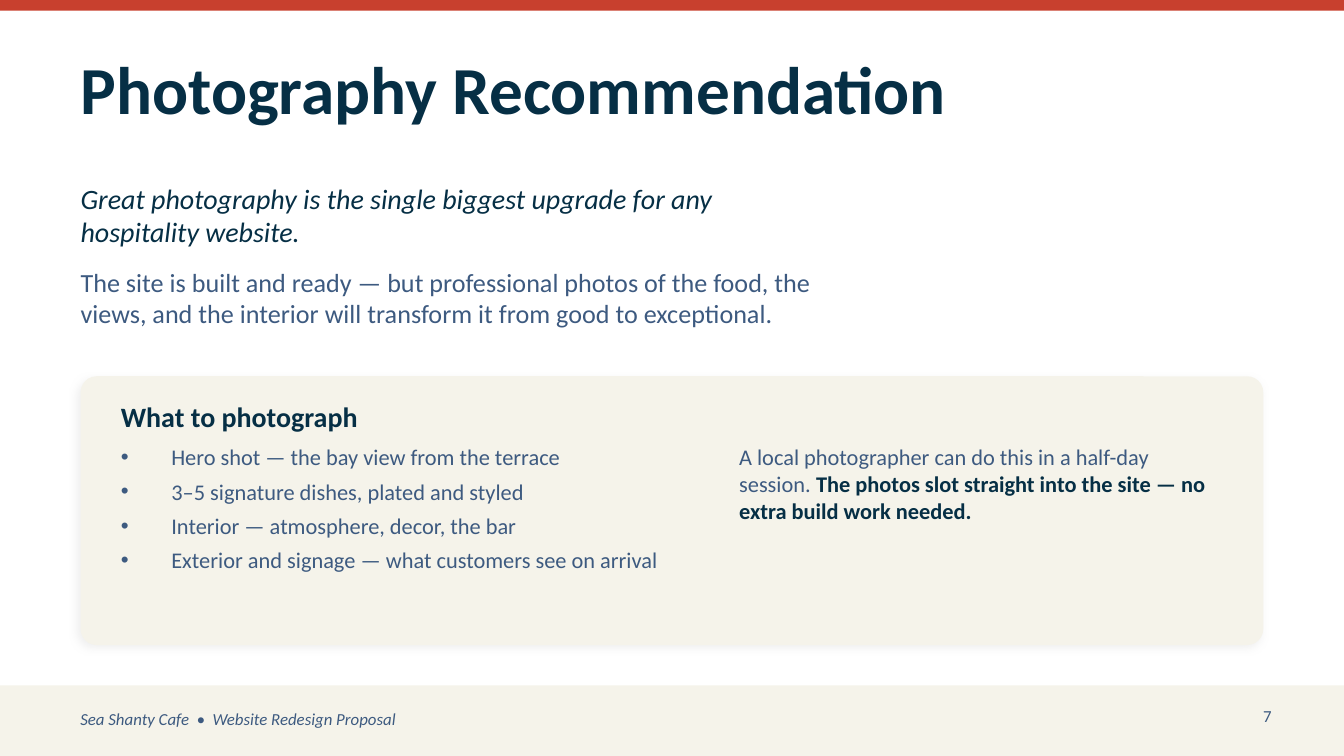
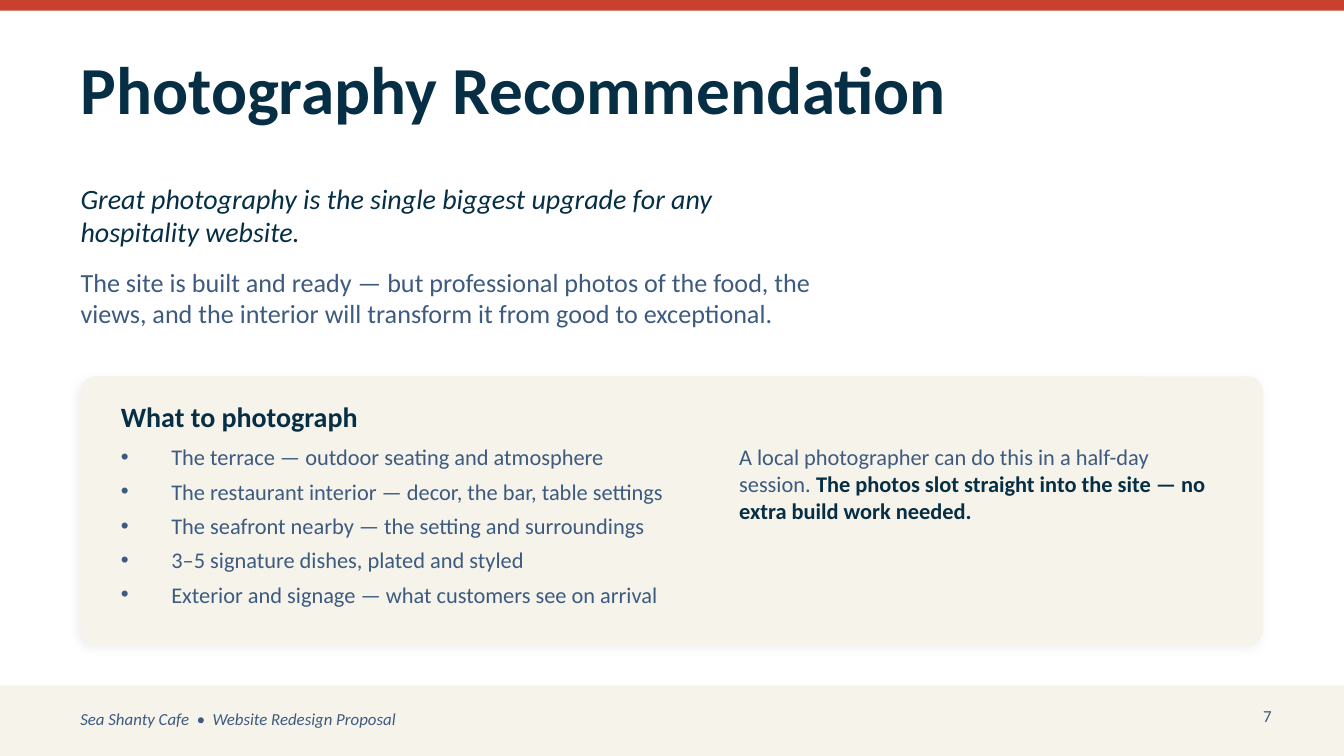
Before and after one commit to maxwalsh0-ctrl/seashantyredesign, a slide deck: slide 7 of SeaShanty_Redesign_Pitch.pptx. Drawn at 1344x756 pixels with LibreOffice and Linux fonts; fonts in the diff are those of the drawing. Boxes give left, top, right and bottom in pixels: in the first picture for what was removed or moved away, otherwise in the second. Text is boxed around its words. In the diff, an @@ line names an element or a change of style, - is before the commit and + after.

```diff
--- a/SeaShanty_Redesign_Pitch.pptx
+++ b/SeaShanty_Redesign_Pitch.pptx
@@ text at (171,449,663,538): text changed @@
-• Hero shot — the bay view from the terrace
+• The terrace — outdoor seating and atmosphere
+• The restaurant interior — decor, the bar, table settings
+• The seafront nearby — the setting and surroundings
@@ text at (171,518,516,538): paragraph removed @@
-• Interior — atmosphere, decor, the bar
```
Also in this commit, not shown: 2 other slides changed.
